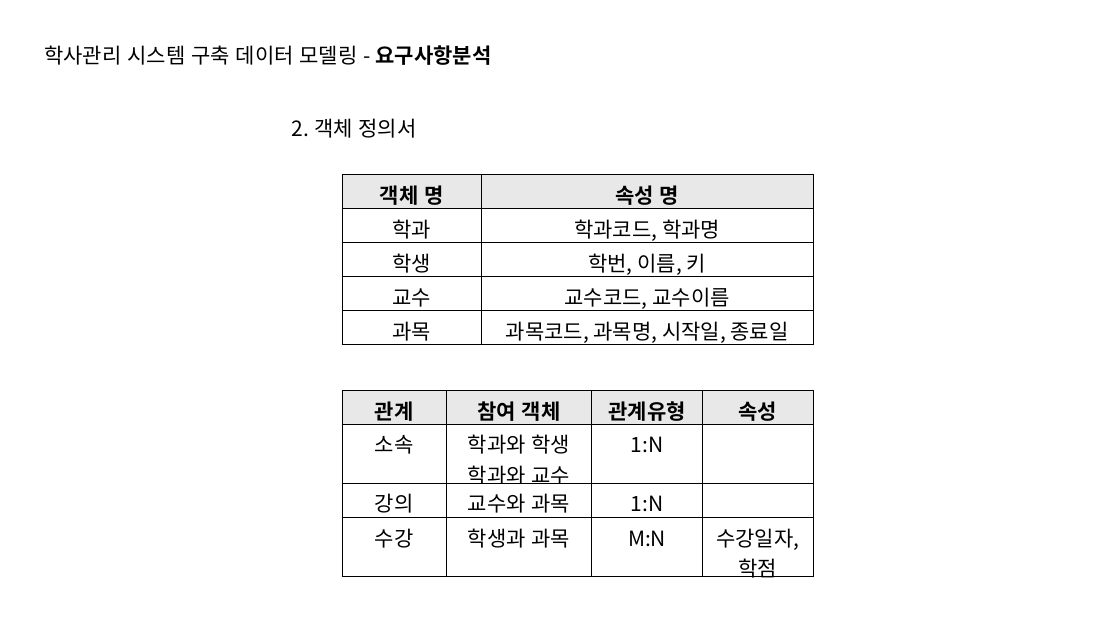
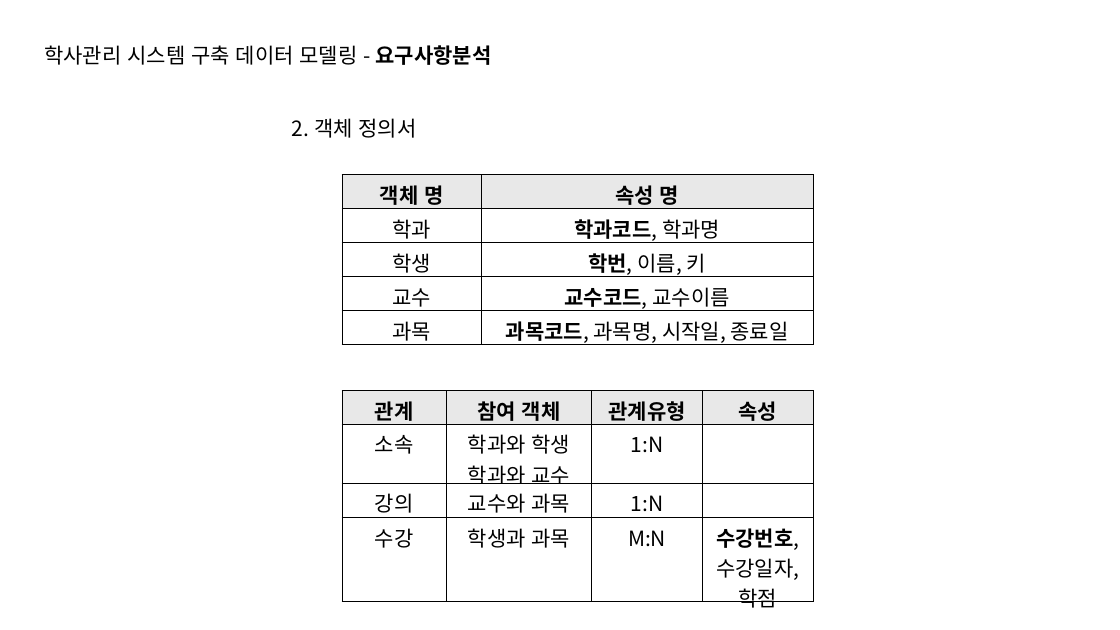
Before and after one commit to intrager/erd-practice, a slide deck: slide 2 of academic_management/RequirementsAnalysis_drawingERD.pptx. Drawn at 1120x630 pixels with LibreOffice and Linux fonts; fonts in the diff are those of the drawing. Boxes give left, top, right and bottom in pixels: in the first picture for what was removed or moved away, otherwise in the second. Text is boxed around its words. In the diff, an @@ line names an element or a change of style, - is before the commit and + after.

```diff
--- a/academic_management/RequirementsAnalysis_drawingERD.pptx
+++ b/academic_management/RequirementsAnalysis_drawingERD.pptx
@@ table at (342, 175, 813, 347) @@
@@ bold on in "학과코드,", "학번,", "교수코드,", "과목코드," @@
@@ table at (342, 391, 813, 612) @@
-row 4, column 4: 수강일자, 학점
+row 4, column 4: 수강번호, 수강일자, 학점
```
Also in this commit, not shown: 14 slides added, 2 other files.
